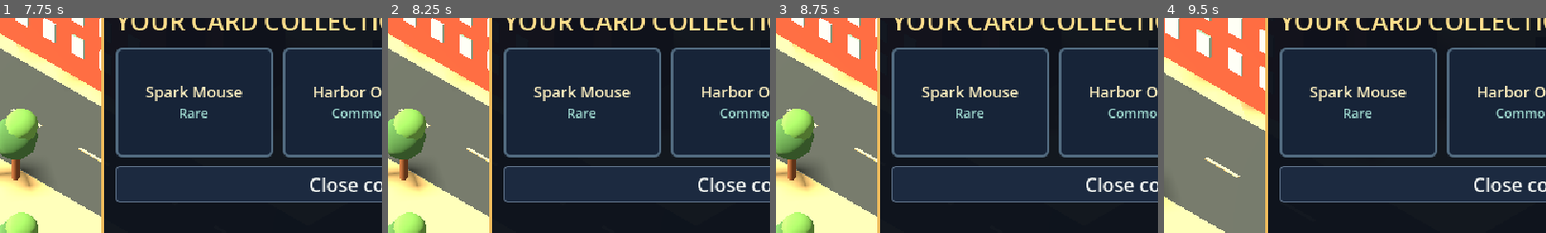
Above: before the commit, frames 1-4 (left to right).
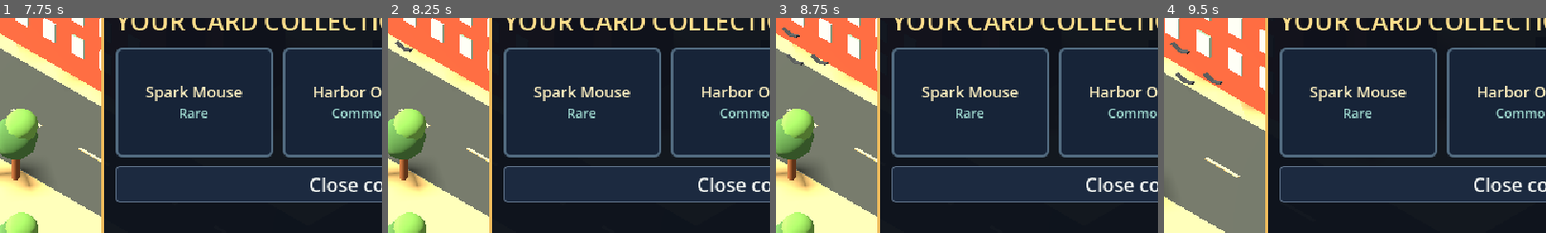
Above: after the commit, the same moments.

Repository: littlejedi/world-of-friends
Game: Godot game, scene res://scenes/main.tscn
The game is run twice, just before and just after one commit, with the same random seed, the same clock (stepped at 60 frames per second) and the same inputs.
Inputs (mouse positions are % of the whole screen's width and height, from its top left):
- Up to frame 1 (7.75 s): tap Enter (ui_accept) at 0.5, 0.77, 1.52, 2.75, 3.77, 4.52, 5, 5.27, 5.75, 6.5, 6.77, 7.25, 7.52 s; move the mouse to (72, 45) at 0.52 s; hold D (move_right) 0.53-1.28 s; hold C (collection) 0.53-1.28 s; move the mouse to (30, 55) at 1.27 s; hold S (move_back) 1.28-2 s; tap E (interact) at 1.35, 5.1 s; click "Continue exploring" at 2 s; move the mouse to (60, 28) at 2.77 s; hold D (move_right) 2.78-3.53 s; tap Mouse wheel up (zoom_in) at 2.85, 5.85 s; move the mouse to (45, 70) at 3.52 s; hold W (move_forward) 3.53-4.28 s; tap Mouse wheel down (zoom_out) at 3.6, 6.6 s; move the mouse to (80, 65) at 4.27 s; hold C (collection) 4.28-5.03 s; hold A (move_left) 4.28-5.78 s; move the mouse to (20, 35) at 5.02 s; move the mouse to (55, 50) at 5.77 s; hold S (move_back) 5.78-6.53 s; move the mouse to (35, 25) at 6.52 s; hold D (move_right) 6.53-7.28 s; move the mouse to (72, 45) at 7.27 s; hold W (move_forward) from 7.28 s (still down); hold C (collection) from 7.28 s (still down)
- Up to frame 2 (8.25 s): move the mouse to (30, 55) at 8.02 s; release W (move_forward) at 8.03 s; release C (collection) at 8.03 s; hold D (move_right) from 8.03 s (still down); tap E (interact) at 8.1 s
- Up to frame 3 (8.75 s): keep holding D (move_right); tap Enter (ui_accept) at 8.27 s
- Up to frame 4 (9.5 s): move the mouse to (60, 28) at 8.77 s; release D (move_right) at 8.78 s; hold S (move_back) from 8.78 s (still down); tap Mouse wheel up (zoom_in) at 8.85 s
The pictures show only the part of the screen within x 0-50%, y 38-88%; the shares and areas given below are measured in that part.

Frame 1 is identical in both runs. In frame 2, less than 0.1% of the frame differs, in the area x 1-7%, y 10-16%; in frame 3, 0.2%; in frame 4, 0.3%, in the area x 1-16%, y 11-32%.

Commit message:
Add browser build and living waterfronts

Diff:
--- /dev/null
+++ b/scripts/art/ambient_mover.gd
@@ -0,0 +1,25 @@
+class_name AmbientMover
+extends Node3D
+
+var start_position: Vector3
+var end_position: Vector3
+var travel_seconds: float = 16.0
+var bob_height: float = 0.04
+var elapsed: float = 0.0
+
+
+func setup(start: Vector3, end: Vector3, duration: float, bob: float = 0.04) -> void:
+	start_position = start
+	end_position = end
+	travel_seconds = maxf(1.0, duration)
+	bob_height = bob
+	position = start_position
+
+
+func _process(delta: float) -> void:
+	elapsed += delta
+	var phase := fposmod(elapsed / travel_seconds, 2.0)
+	var progress := phase if phase <= 1.0 else 2.0 - phase
+	var next_position := start_position.lerp(end_position, smoothstep(0.0, 1.0, progress))
+	next_position.y += sin(elapsed * 2.1) * bob_height
+	position = next_position
--- /dev/null
+++ b/scripts/art/rotation_animator.gd
@@ -0,0 +1,12 @@
+class_name RotationAnimator
+extends Node3D
+
+var radians_per_second: float = 0.08
+
+
+func setup(speed: float) -> void:
+	radians_per_second = speed
+
+
+func _process(delta: float) -> void:
+	rotation.z += radians_per_second * delta
--- a/scripts/gameplay/world_scene.gd
+++ b/scripts/gameplay/world_scene.gd
@@ -10,6 +10,8 @@
 const FriendScript = preload("res://scripts/gameplay/friend_npc.gd")
 const LandmarkScript = preload("res://scripts/gameplay/landmark_interactable.gd")
 const WaterScript = preload("res://scripts/art/water_surface.gd")
+const AmbientMoverScript = preload("res://scripts/art/ambient_mover.gd")
+const RotationAnimatorScript = preload("res://scripts/art/rotation_animator.gd")
 
 var world_id: String = "shanghai"
 var player: Node3D
@@ -146,6 +148,8 @@
 	_add_landmark("Wukang Mansion", "A stylized version of Shanghai's distinctive flatiron-shaped apartment building, framed by the leafy streets of Xuhui.", Vector3(-6.3, 0, -6.7))
 	_add_landmark("Oriental Pearl Tower", "The glowing spheres of this skyline landmark mark the Pudong side of the Huangpu River.", Vector3(12.4, 0, -8.2))
 	_add_landmark("Xuhui Riverside", "A broad riverside promenade for walking, resting, and looking across Shanghai's changing waterfront.", Vector3(-4.0, 0, 9.1))
+	_add_ambient_boat("HuangpuRiverBoat", Vector3(-20, 0.18, 14.4), Vector3(20, 0.18, 14.4), Color("#d47a4d"), 18.0)
+	_add_bird_flock("ShanghaiBirds", Vector3(-18, 7.2, 1.0), Vector3(20, 7.2, 1.0), 22.0)
 
 
 func _build_wukang_mansion(origin: Vector3) -> void:
@@ -204,6 +208,8 @@
 	_add_landmark("Space Needle", "Seattle's space-age observation tower rises above the northern side of this postcard world.", Vector3(10.7, 0, -7.4))
 	_add_landmark("Seattle Aquarium", "A waterfront aquarium on Pier 59, represented here by its glassy marine-blue facade.", Vector3(-5.4, 0, 3.8))
 	_add_landmark("Seattle Great Wheel", "A glowing waterfront wheel overlooking Elliott Bay and the distant sea.", Vector3(3.4, 0, 8.7))
+	_add_ambient_boat("ElliottBayFerry", Vector3(-21, 0.22, 14.8), Vector3(21, 0.22, 14.8), Color("#e8eee8"), 20.0)
+	_add_bird_flock("SeattleGulls", Vector3(20, 7.6, 2.0), Vector3(-20, 7.6, 2.0), 19.0)
 
 
 func _build_pike_place(origin: Vector3) -> void:
@@ -259,16 +265,21 @@
 	wheel.name = "SeattleGreatWheel"
 	wheel.position = origin
 	add_child(wheel)
+	var rotor := RotationAnimatorScript.new()
+	rotor.name = "WheelRotor"
+	rotor.position.y = 3.5
+	rotor.setup(0.075)
+	wheel.add_child(rotor)
 	var radius := 3.0
 	for index in range(16):
 		var angle := TAU * float(index) / 16.0
-		var segment := Art.add_box(wheel, "Rim", Vector3(cos(angle) * radius, 3.5 + sin(angle) * radius, 0), Vector3(0.20, 1.25, 0.28), Color("#e9e4d7"))
+		var segment := Art.add_box(rotor, "Rim", Vector3(cos(angle) * radius, sin(angle) * radius, 0), Vector3(0.20, 1.25, 0.28), Color("#e9e4d7"))
 		segment.rotation_degrees.z = -rad_to_deg(angle)
 		if index % 2 == 0:
-			Art.add_box(wheel, "Cabin", Vector3(cos(angle) * radius, 3.5 + sin(angle) * radius, 0), Vector3(0.55, 0.55, 0.65), Color("#c84f52"))
-		var spoke := Art.add_box(wheel, "Spoke", Vector3(cos(angle) * radius * 0.5, 3.5 + sin(angle) * radius * 0.5, 0), Vector3(0.07, radius, 0.07), Color("#d6d4ca"), false)
+			Art.add_box(rotor, "Cabin", Vector3(cos(angle) * radius, sin(angle) * radius, 0), Vector3(0.55, 0.55, 0.65), Color("#c84f52"))
+		var spoke := Art.add_box(rotor, "Spoke", Vector3(cos(angle) * radius * 0.5, sin(angle) * radius * 0.5, 0), Vector3(0.07, radius, 0.07), Color("#d6d4ca"), false)
 		spoke.rotation_degrees.z = -rad_to_deg(angle)
-	Art.add_cylinder(wheel, "Axle", Vector3(0, 3.5, 0), 0.33, 1.0, Color("#bf554f"), 10).rotation_degrees.x = 90
+	Art.add_cylinder(rotor, "Axle", Vector3.ZERO, 0.33, 1.0, Color("#bf554f"), 10).rotation_degrees.x = 90
 	Art.add_static_box(wheel, "Base", Vector3(0, 0.5, 0), Vector3(4.0, 1.0, 1.5), Color("#6d6f70"), false)
 	Art.add_label(wheel, "GREAT WHEEL", Vector3(0, 7.5, 0), 28, Color("#fff5df"))
 
@@ -300,6 +311,38 @@
 	add_child(landmark)
 
 
+func _add_ambient_boat(
+	boat_name: String,
+	start: Vector3,
+	end: Vector3,
+	accent: Color,
+	duration: float
+) -> void:
+	var boat := AmbientMoverScript.new()
+	boat.name = boat_name
+	boat.setup(start, end, duration, 0.035)
+	add_child(boat)
+	Art.add_box(boat, "Hull", Vector3(0, 0.24, 0), Vector3(3.4, 0.42, 1.1), Color("#30485a"), false)
+	Art.add_box(boat, "Deck", Vector3(0, 0.58, 0), Vector3(2.4, 0.48, 0.9), accent, false)
+	Art.add_box(boat, "Cabin", Vector3(0.25, 0.96, 0), Vector3(1.3, 0.42, 0.72), Color("#d8f0ed"), false)
+	Art.add_box(boat, "Window", Vector3(0.25, 1.0, -0.38), Vector3(0.72, 0.18, 0.04), Color("#66b6cb"), false)
+
+
+func _add_bird_flock(flock_name: String, start: Vector3, end: Vector3, duration: float) -> void:
+	var flock := AmbientMoverScript.new()
+	flock.name = flock_name
+	flock.setup(start, end, duration, 0.18)
+	add_child(flock)
+	for offset in [Vector3.ZERO, Vector3(-0.8, -0.25, 0.3), Vector3(-1.5, 0.2, -0.2)]:
+		var bird := Node3D.new()
+		bird.position = offset
+		flock.add_child(bird)
+		var left_wing := Art.add_box(bird, "WingL", Vector3(-0.16, 0, 0), Vector3(0.34, 0.05, 0.12), Color("#354052"), false)
+		left_wing.rotation_degrees.z = -18
+		var right_wing := Art.add_box(bird, "WingR", Vector3(0.16, 0, 0), Vector3(0.34, 0.05, 0.12), Color("#354052"), false)
+		right_wing.rotation_degrees.z = 18
+
+
 func _on_ticket_requested(destination: String) -> void:
 	travel_requested.emit(destination)
 
--- a/tests/smoke_test.gd
+++ b/tests/smoke_test.gd
@@ -34,6 +34,8 @@
 	check(main.current_world.get_node_or_null("WukangMansion") != null, "Shanghai contains Wukang Mansion")
 	check(main.current_world.get_node_or_null("OrientalPearlTower") != null, "Shanghai contains the Oriental Pearl Tower")
 	check(main.current_world.get_node_or_null("HuangpuRiver") != null, "Shanghai contains animated river water")
+	check(main.current_world.get_node_or_null("HuangpuRiverBoat") != null, "Shanghai river traffic is active")
+	check(main.current_world.get_node_or_null("ShanghaiBirds") != null, "Shanghai has ambient bird movement")
 	check(main.current_world.get_node_or_null("WukangMansionPlaque") != null, "Shanghai landmarks can be inspected")
 	main.current_world.get_node("WukangMansionPlaque").interact(main.player)
 	check(main.hud.is_modal_open(), "Inspecting a landmark opens its information panel")
@@ -43,7 +45,9 @@
 	GameState.set_player_position("shanghai", saved_position, false)
 	main._load_world("shanghai", false, true)
 	await get_tree().process_frame
-	check(main.player.global_position.distance_to(saved_position) < 0.01, "Per-world player position is restored")
+	var restored_planar := Vector2(main.player.global_position.x, main.player.global_position.z)
+	var expected_planar := Vector2(saved_position.x, saved_position.z)
+	check(restored_planar.distance_to(expected_planar) < 0.01, "Per-world player position is restored")
 
 	main._on_travel_finished("seattle")
 	await get_tree().process_frame
@@ -53,7 +57,13 @@
 	check(main.current_world.get_node_or_null("SpaceNeedle") != null, "Seattle contains the Space Needle")
 	check(main.current_world.get_node_or_null("SeattleAquarium") != null, "Seattle contains the Aquarium")
 	check(main.current_world.get_node_or_null("SeattleGreatWheel") != null, "Seattle contains the Great Wheel")
+	var wheel_rotor: RotationAnimator = main.current_world.get_node("SeattleGreatWheel/WheelRotor")
+	var wheel_rotation_before: float = wheel_rotor.rotation.z
+	wheel_rotor._process(1.0)
+	check(wheel_rotor.rotation.z > wheel_rotation_before, "Seattle Great Wheel rotates")
 	check(main.current_world.get_node_or_null("ElliottBay") != null, "Seattle contains animated bay water")
+	check(main.current_world.get_node_or_null("ElliottBayFerry") != null, "Seattle ferry traffic is active")
+	check(main.current_world.get_node_or_null("SeattleGulls") != null, "Seattle has ambient gull movement")
 	check(main.current_world.friends.size() == 2, "Kent and Joey appear in Seattle")
 	main.hud.close_modal()
 	main.current_world.wave_friend("kent")
Not shown, changed: export_presets.cfg
Not shown, added: scripts/art/ambient_mover.gd.uid
Not shown, added: scripts/art/rotation_animator.gd.uid
Not shown, changed: README.md
Not shown, changed: docs/PROGRESS.md
